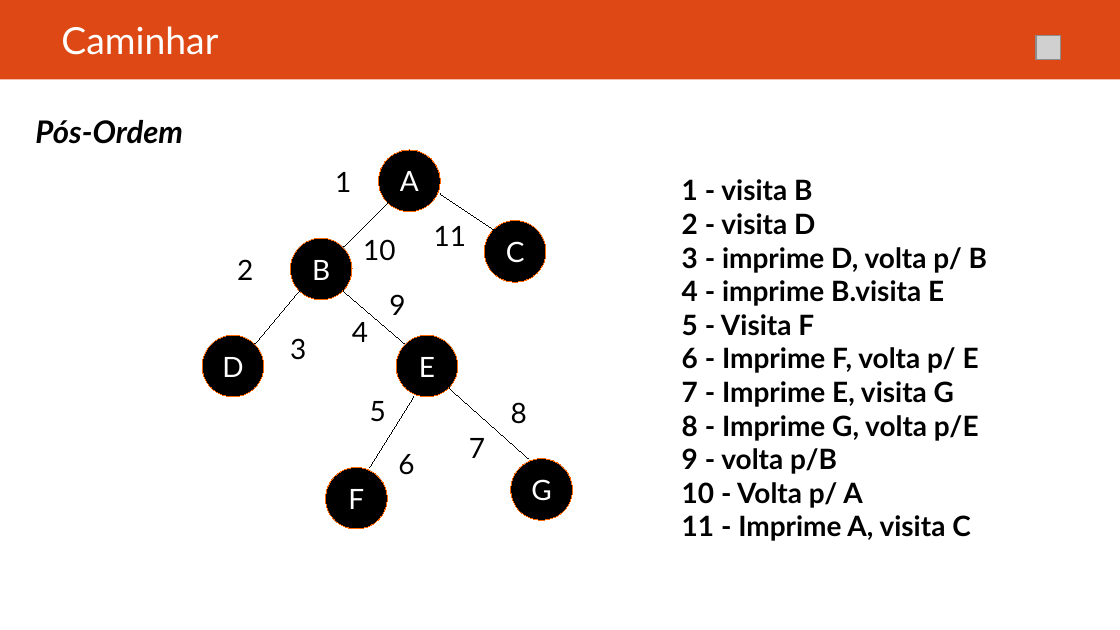
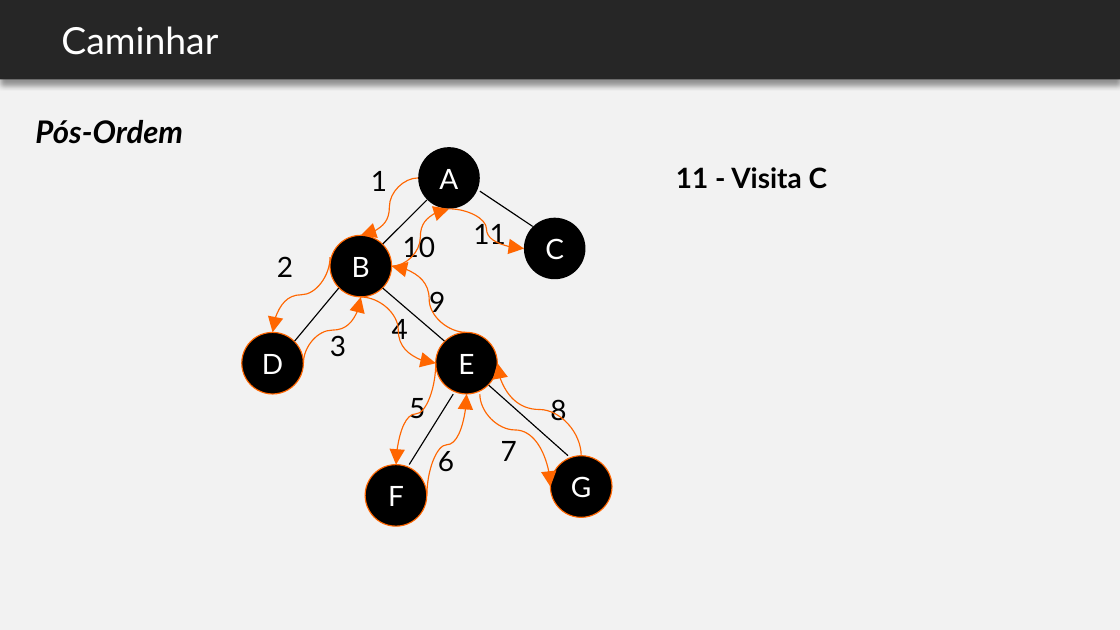
Before and after one commit to felipemarc/AED1_2016-2, a slide deck: slide 101 of ap_arvores/AED - arvores.pptx (slide 77 before the commit). Drawn at 1120x630 pixels with LibreOffice and Linux fonts; fonts in the diff are those of the drawing; grey boxes stand for pictures; background and template pictures are left out. Boxes give left, top, right and bottom in pixels: in the first picture for what was removed or moved away, otherwise in the second. Text is boxed around its words. In the diff, an @@ line names an element or a change of style, - is before the commit and + after.

Commit message:
updated-presentation

```diff
--- a/ap_arvores/AED - arvores.pptx
+++ b/ap_arvores/AED - arvores.pptx
@@ background #FFFFFF to #F2F2F2 @@
@@ rectangle at (0,0,1120,80): fill #DD4814 to #262626; shadow on @@
@@ picture removed at (1036,36,1061,60) @@
@@ ellipse "A" at (418,147,479,208): outline #FF6600 0.75 pt to none @@
@@ text "1": place and size @@
-text "1" at (335,172,351,192)
+text "1" at (371,171,387,191)
@@ curved arrow added from (418, 178) to (361, 235), #FF6600 0.75 pt @@
@@ text added at (676,167,828,189), 18 pt, text #000000, bold @@
+11 - Visita C
@@ text removed at (682,179,987,541) @@
-1 - visita B
-2 - visita D
-3 - imprime D, volta p/ B
-4 - imprime B.visita E
-5 - Visita F
-6 - Imprime F, volta p/ E
-7 - Imprime E, visita G
-8 - Imprime G, volta p/E
-9 - volta p/B
-10 - Volta p/ A
-11 - Imprime A, visita C
@@ curved arrow added from (392, 267) to (449, 208), #FF6600 0.75 pt @@
@@ curved arrow added from (449, 208) to (524, 249), #FF6600 0.75 pt @@
@@ 4 ellipses, 2 lines, 1 text: place and size @@
-4 ellipses, 2 lines, 1 text at (202,194,572,529)
+4 ellipses, 2 lines, 1 text at (242,192,612,526)
@@ text "10" rewrapped from (363,239,395,261) to (403,233,435,263) @@
@@ text "11" rewrapped from (434,226,466,246) to (473,220,505,246) @@
@@ ellipse "C" at (524,217,586,279): outline #FF6600 0.75 pt to none @@
@@ curved arrow added from (330, 258) to (272, 333), #FF6600 0.75 pt @@
@@ curved arrow added from (467, 333) to (392, 267), #FF6600 0.75 pt @@
@@ curved arrow added from (304, 363) to (361, 297), #FF6600 0.75 pt @@
@@ curved arrow added from (361, 297) to (436, 363), #FF6600 0.75 pt @@
@@ 6 texts, 4 lines, 3 ellipses: place and size @@
-6 texts, 4 lines, 3 ellipses at (237,150,545,475)
+6 texts, 4 lines, 3 ellipses at (277,147,586,472)
@@ curved arrow added from (436, 363) to (396, 465), #FF6600 0.75 pt @@
@@ curved arrow added from (581, 456) to (497, 363), #FF6600 0.75 pt @@
@@ curved arrow added from (427, 495) to (467, 394), #FF6600 0.75 pt @@
@@ curved arrow added from (479, 394) to (550, 487), #FF6600 0.75 pt @@
@@ text "7": place and size @@
-text "7" at (469,438,485,458)
+text "7" at (501,441,517,461)
```
Also in this commit, not shown: 83 other slides changed, 53 slides added, 16 slides removed.
